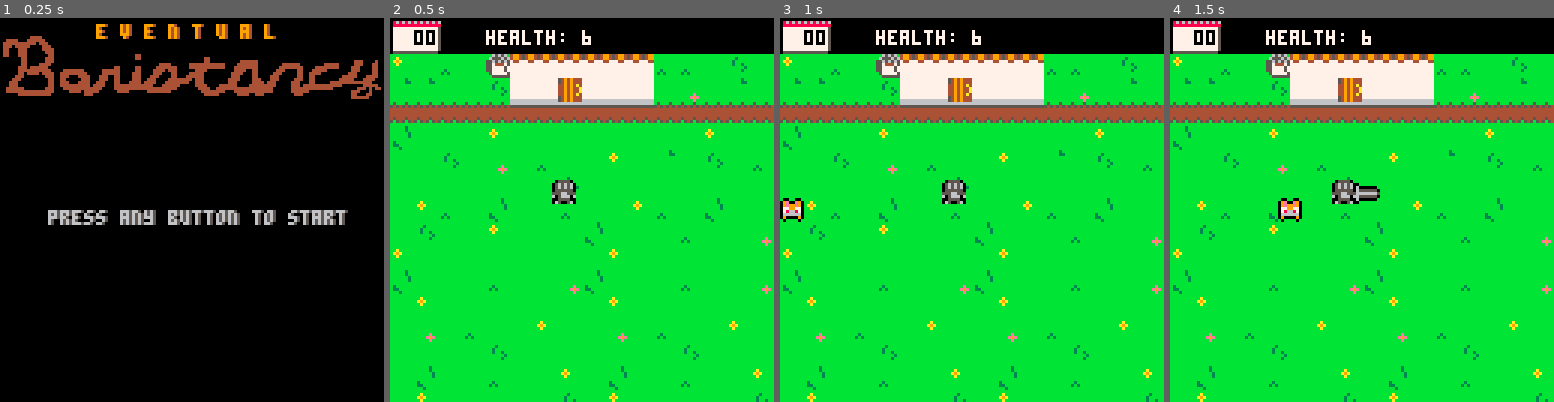
Above: before the commit, frames 1-4 (left to right).
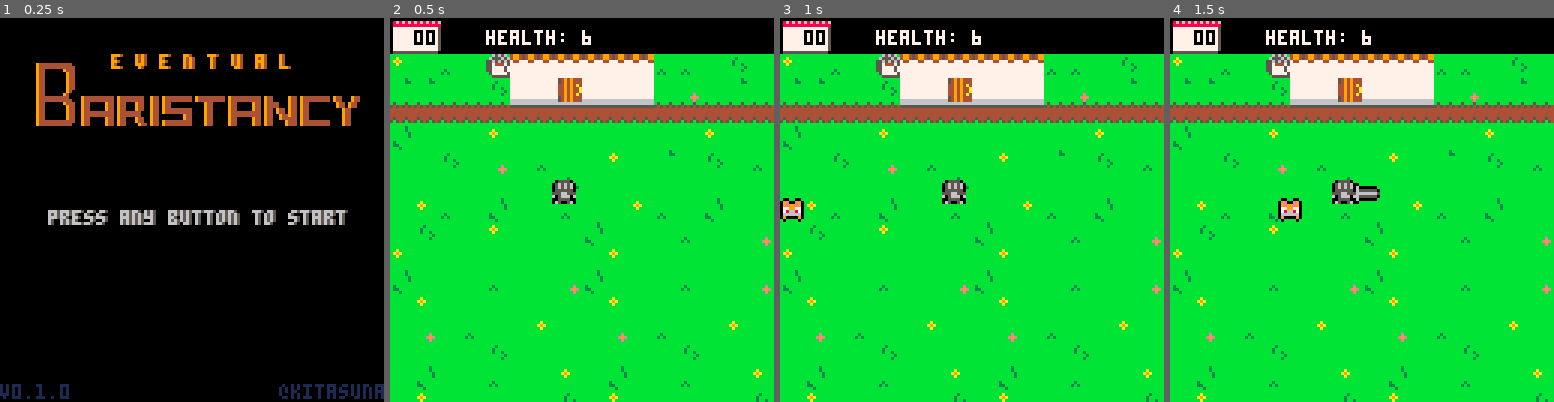
Above: after the commit, the same moments.

Repository: kitasuna/eventual-baristancy
Game: PICO-8 cartridge main.p8
Same seed, same stepped clock (60 frames per second), same inputs: the game is played once before the commit and once after it.
Inputs:
- Up to frame 1 (0.25 s): no input
- Up to frame 2 (0.5 s): tap X (X key) at 0.33 s
- Up to frame 3 (1 s): tap O (Z key) at 0.7 s
- Up to frame 4 (1.5 s): tap X (X key) at 1.07 s

The runs differ from the first frame. In frame 1, 11% of the frame differs, in the area x 0-100%, y 1-100%; in frame 2, nothing differs; in frame 3, nothing differs; in frame 4, nothing differs.

Commit message:
Clean up title screen

Diff:
--- a/main.p8
+++ b/main.p8
@@ -42,11 +42,13 @@
 
 function title_draw()
   cls()
-  print("e v e n t u a l",33,2,4)
-  print("e v e n t u a l",32,2,9)
-  spr(208,0,3,16,3)
+  print("e v e n t u a l",38,12,4)
+  print("e v e n t u a l",37,12,9)
+  spr(208,12,12,16,3)
   print("press any button to start",17,64,5)
   print("press any button to start",16,64,6)
+  print("v0.1.0", 0, 122, 1)
+  print("@kitasuna", 93, 122, 1)
 end
 
 function title_update()
Not shown, changed: 21 lines of the sprite sheet (__gfx__) section of main.p8
